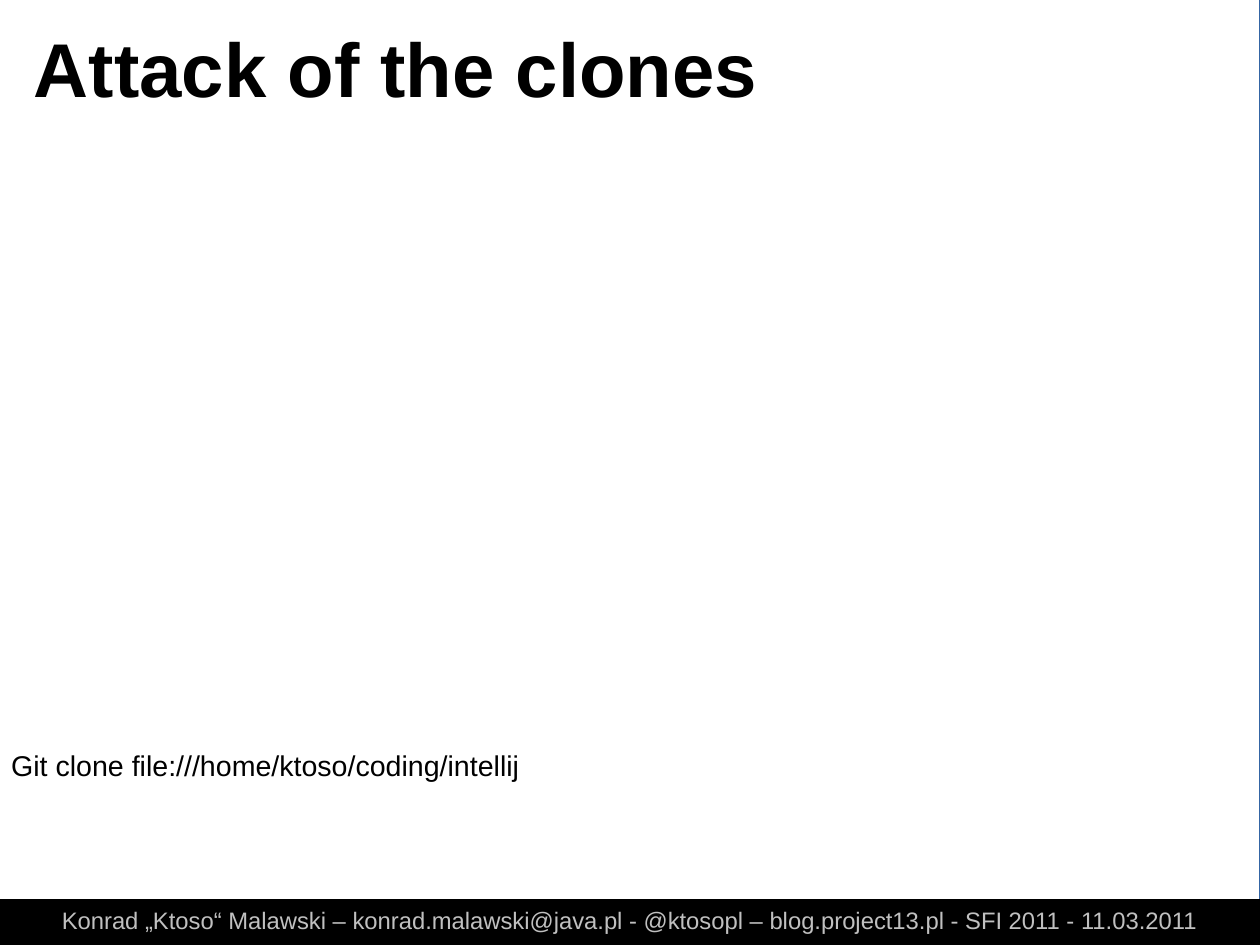
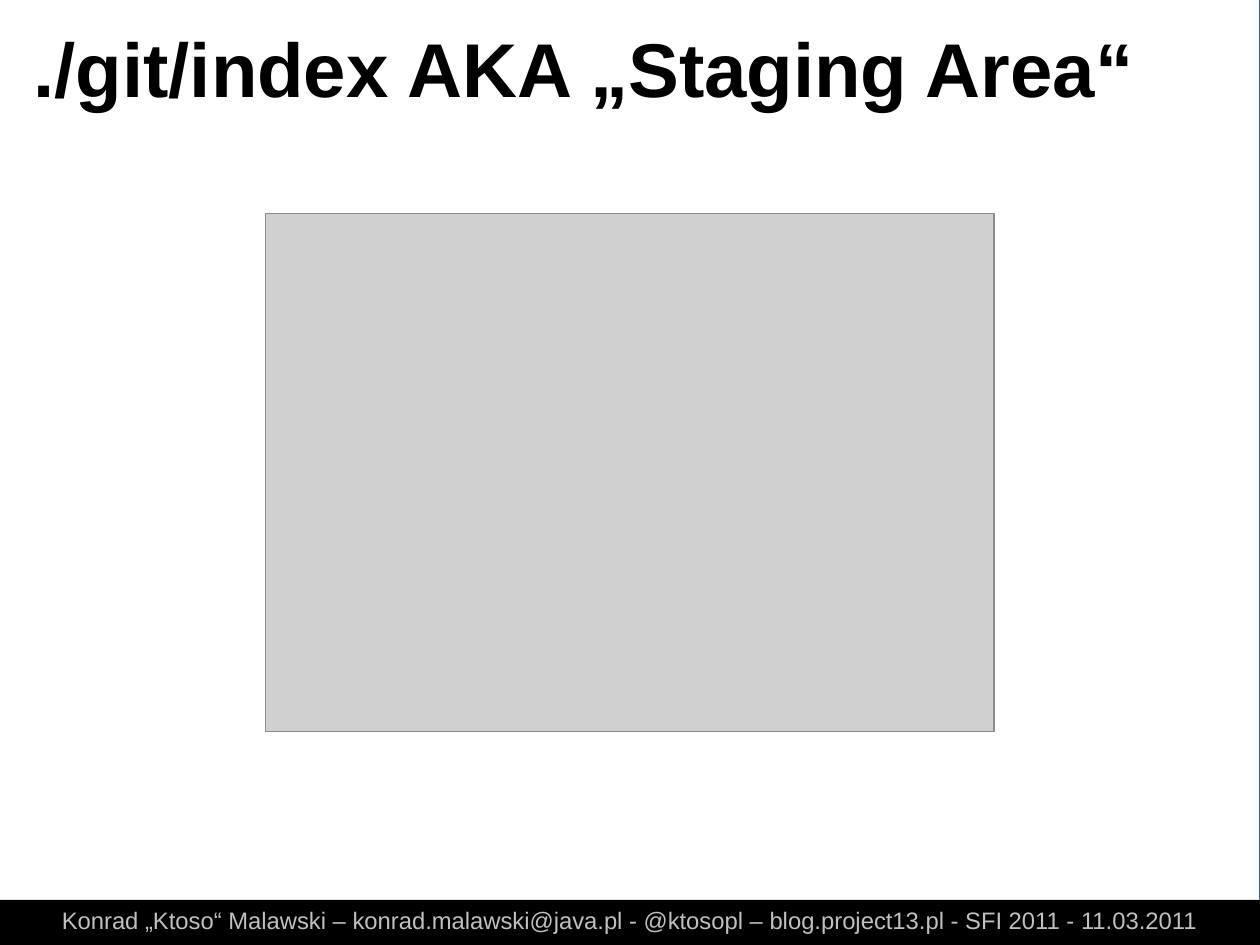
Before and after one commit to ktoso/git-presentation, a slide deck: slide 14 of slides.odp (slide 11 before the commit). Drawn at 1260x945 pixels with LibreOffice and Linux fonts; fonts in the diff are those of the drawing; grey boxes stand for pictures. Boxes give left, top, right and bottom in pixels: in the first picture for what was removed or moved away, otherwise in the second. Text is boxed around its words. In the diff, an @@ line names an element or a change of style, - is before the commit and + after.

```diff
--- a/slides.odp
+++ b/slides.odp
@@ text at [34, 41, 1133, 112]: text changed @@
-Attack of the clones
+./git/index AKA „Staging Area“
@@ picture added at [266, 214, 995, 732] @@
@@ text removed at [11, 755, 519, 782] @@
-Git clone file:///home/ktoso/coding/intellij
```
Also in this commit, not shown: 36 other slides changed, 11 slides added, 28 other files.
